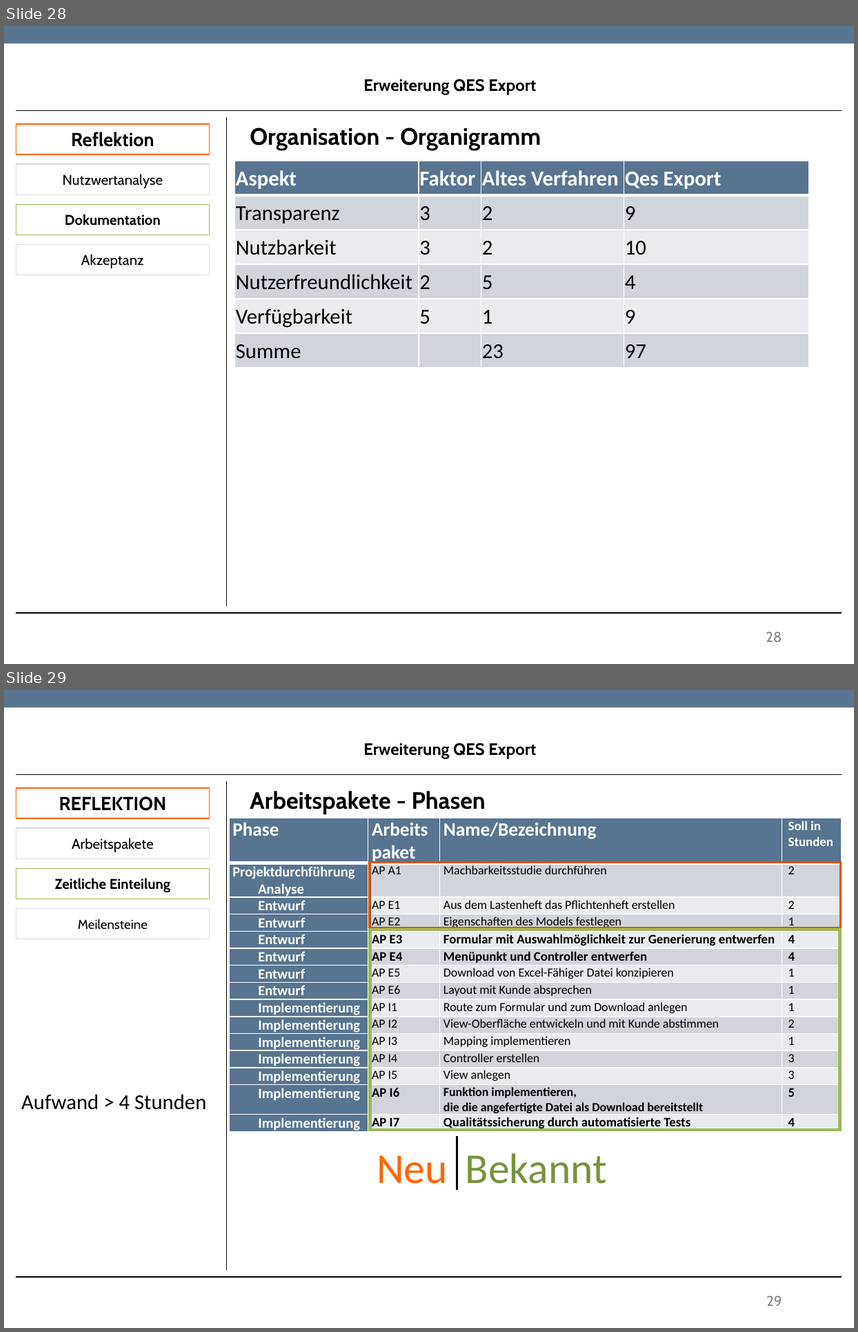
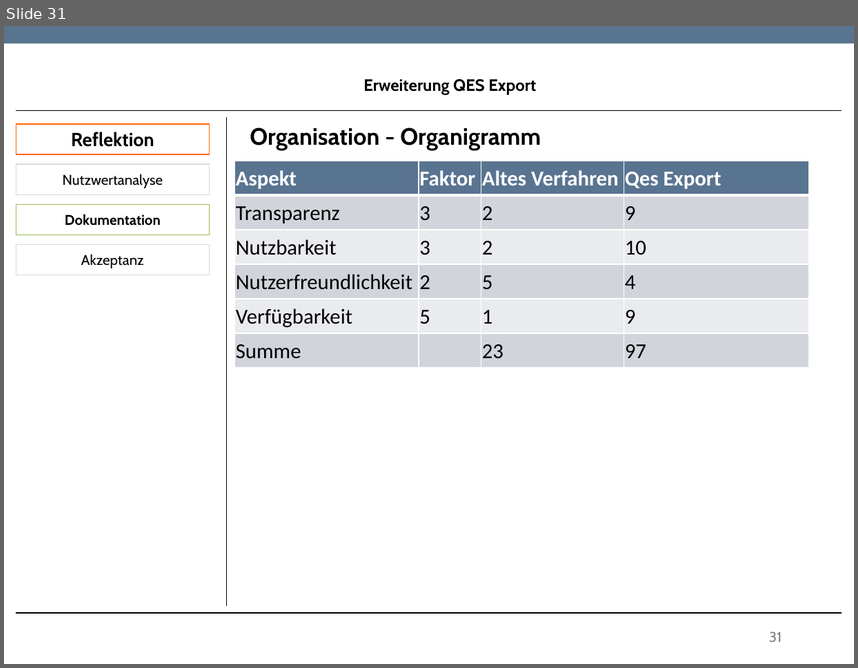
Before and after one commit to TwoHorus/dbExelExportLaravel, a slide deck: DOC/Fachgespraech.pptx. Shown one above the other, each under a label of ours: slides 28 and 29 before the commit, slide 31 after it. The pictures are 858x1332 and 858x668 pixels, drawn with LibreOffice and Linux fonts; fonts in the diff are those of the drawing; background and template pictures are left out. Boxes give left, top, right and bottom in pixels: in the first picture for what was removed or moved away, otherwise in the second. Text is boxed around its words. In the diff, an @@ line names an element or a change of style, - is before the commit and + after.

```diff
--- a/DOC/Fachgespraech.pptx
+++ b/DOC/Fachgespraech.pptx
@@ slide 29 removed at box(4, 690, 854, 1328), background #FFFFFF; not listed: 1 template element that a slide beside it also shows @@
@@ text removed at box(363, 743, 536, 759) @@
-Erweiterung QES Export
@@ rectangle removed at box(16, 788, 210, 818) @@
-REFLEKTION
@@ line removed from (16, 774) to (842, 774) @@
@@ line removed from (227, 781) to (227, 1270) @@
@@ text removed at box(250, 791, 486, 814) @@
-Arbeitspakete - Phasen
@@ rectangle removed at box(16, 828, 210, 858) @@
-Arbeitspakete
@@ table removed at box(228, 818, 842, 1134), 15 rows, 4 columns @@
-Phase | Arbeitspaket | Name/Bezeichnung | Soll in Stunden
-Projektdurchführung / Analyse | AP A1 | Machbarkeitsstudie durchführen | 2
-Entwurf | AP E1 | Aus dem Lastenheft das Pflichtenheft erstellen | 2
-Entwurf | AP E2 | Eigenschaften des Models festlegen | 1
-Entwurf | AP E3 | Formular mit Auswahlmöglichkeit zur Generierung entwerfen | 4
-Entwurf | AP E4 | Menüpunkt und Controller entwerfen | 4
-Entwurf | AP E5 | Download von Excel-Fähiger Datei konzipieren | 1
-Entwurf | AP E6 | Layout mit Kunde absprechen | 1
-Implementierung | AP I1 | Route zum Formular und zum Download anlegen | 1
-Implementierung | AP I2 | View-Oberfläche entwickeln und mit Kunde abstimmen | 2
-Implementierung | AP I3 | Mapping implementieren | 1
-Implementierung | AP I4 | Controller erstellen | 3
-Implementierung | AP I5 | View anlegen | 3
-Implementierung | AP I6 | Funktion implementieren, / die die angefertigte Datei als Download bereitstellt | 5
-Implementierung | AP I7 | Qualitätssicherung durch automatisierte Tests | 4
@@ rectangle removed at box(16, 869, 210, 899) @@
-Zeitliche Einteilung
@@ frame removed at box(369, 862, 842, 929) @@
@@ rectangle removed at box(16, 909, 210, 939) @@
-Meilensteine
@@ frame removed at box(369, 929, 842, 1131) @@
@@ text removed at box(21, 1094, 206, 1110) @@
-Aufwand > 4 Stunden
@@ line removed from (457, 1190) to (457, 1136) @@
@@ text removed at box(377, 1155, 448, 1183) @@
-Neu
@@ text removed at box(466, 1153, 607, 1183) @@
-Bekannt
@@ line removed from (16, 1276) to (842, 1276) @@
@@ page number removed at box(766, 1295, 782, 1305) @@
-29
@@ what was slide 28 is now slide 31 @@
@@ page number at box(769, 631, 782, 641): text changed @@
-28
+31
```
Also in this commit, not shown: 1 slide changed, 4 slides added.
